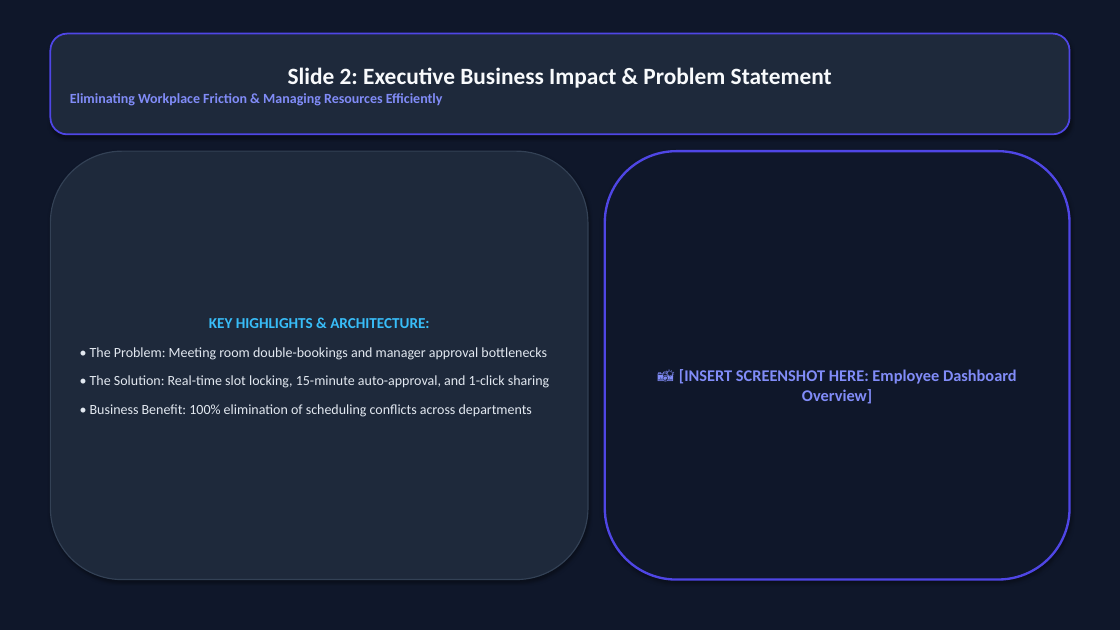
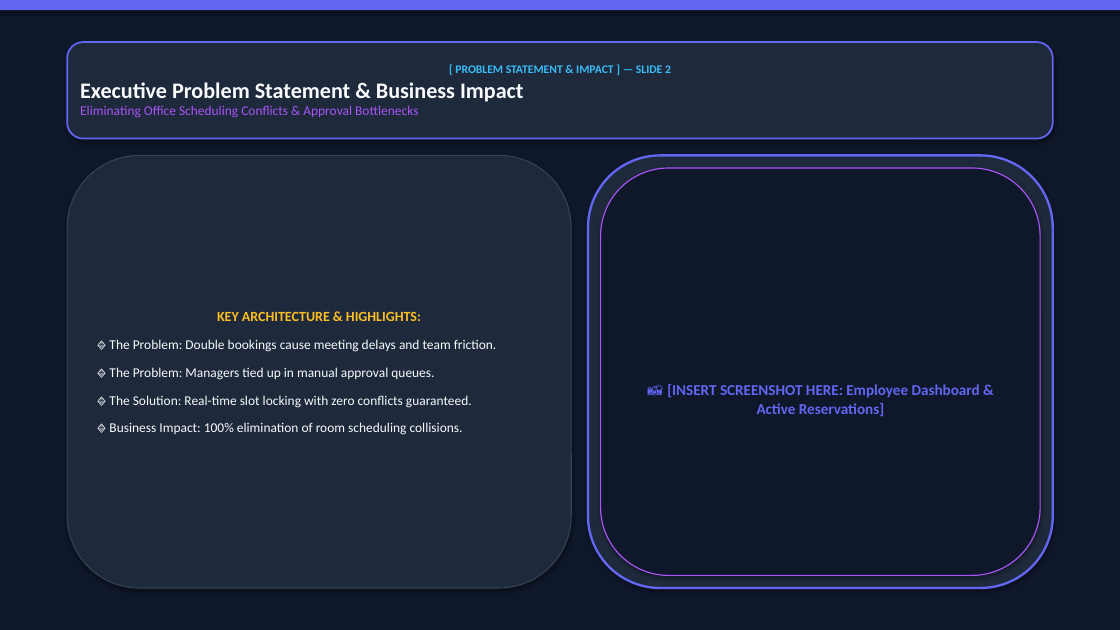
Before and after one commit to VishalMishraCSE/meeting-room-booking-system, a slide deck: slide 2 of document/PRESENTATION_DECK_SLIDES.pptx. Drawn at 1120x630 pixels with LibreOffice and Linux fonts; fonts in the diff are those of the drawing. Boxes give left, top, right and bottom in pixels: in the first picture for what was removed or moved away, otherwise in the second. Text is boxed around its words. In the diff, an @@ line names an element or a change of style, - is before the commit and + after.

Commit message:
design: redesign PowerPoint presentation deck with stunning multi-layered dark theme, glassmorphic card containers, and category tag pills

```diff
--- a/document/PRESENTATION_DECK_SLIDES.pptx
+++ b/document/PRESENTATION_DECK_SLIDES.pptx
@@ rectangle added at box(0, 0, 1120, 10), fill #6366F1 @@
@@ rounded rectangle "[ PROBLEM STATEMENT & IMPACT ...": place and size @@
-rounded rectangle "[ PROBLEM STATEMENT & IMPACT ..." at box(50, 34, 1070, 134)
+rounded rectangle "[ PROBLEM STATEMENT & IMPACT ..." at box(67, 42, 1053, 139)
@@ rounded rectangle "[ PROBLEM STATEMENT & IMPACT ..." at box(67, 42, 1053, 139): outline #4F46E5 1.5 pt to #6366F1 1.5 pt @@
@@ text in rounded rectangle at box(80, 65, 671, 118): text changed; size 12 to 11.5 pt; text colour #818CF8 to #A855F7 @@
-Slide 2: Executive Business Impact & Problem Statement
-Eliminating Workplace Friction & Managing Resources Efficiently
+[ PROBLEM STATEMENT & IMPACT ] — SLIDE 2
+Executive Problem Statement & Business Impact
+Eliminating Office Scheduling Conflicts & Approval Bottlenecks
@@ rounded rectangle "KEY ARCHITECTURE & HIGHLIGHTS:": place and size @@
-rounded rectangle "KEY ARCHITECTURE & HIGHLIGHTS:" at box(50, 151, 588, 580)
+rounded rectangle "KEY ARCHITECTURE & HIGHLIGHTS:" at box(67, 155, 571, 588)
@@ rounded rectangle added at box(588, 155, 1053, 588), fill #1E293B, outline #6366F1 2 pt @@
@@ rounded rectangle "📸 [INSERT SCREENSHOT HERE: Employee ...": place and size @@
-rounded rectangle "📸 [INSERT SCREENSHOT HERE: Employee ..." at box(605, 151, 1070, 580)
+rounded rectangle "📸 [INSERT SCREENSHOT HERE: Employee ..." at box(601, 168, 1040, 576)
@@ rounded rectangle "📸 [INSERT SCREENSHOT HERE: Employee ..." at box(601, 168, 1040, 576): outline #4F46E5 2 pt to #A855F7 1 pt @@
@@ text in rounded rectangle at box(109, 312, 497, 435): text changed; size 12 to 11.5 pt; text colour #E2E8F0 to #F8FAFC @@
-KEY HIGHLIGHTS & ARCHITECTURE:
-• The Problem: Meeting room double-bookings and manager approval bottlenecks
-• The Solution: Real-time slot locking, 15-minute auto-approval, and 1-click sharing
-• Business Benefit: 100% elimination of scheduling conflicts across departments
+KEY ARCHITECTURE & HIGHLIGHTS:
+🔹 The Problem: Double bookings cause meeting delays and team friction.
+🔹 The Problem: Managers tied up in manual approval queues.
+🔹 The Solution: Real-time slot locking with zero conflicts guaranteed.
+🔹 Business Impact: 100% elimination of room scheduling collisions.
@@ text in rounded rectangle at box(667, 384, 980, 417): text changed; size 14 to 13 pt; text colour #818CF8 to #6366F1 @@
-📸 [INSERT SCREENSHOT HERE: Employee Dashboard Overview]
+📸 [INSERT SCREENSHOT HERE: Employee Dashboard & Active Reservations]
```
Also in this commit, not shown: 16 other slides changed, 1 slide added, 1 slide removed, 1 other file.
